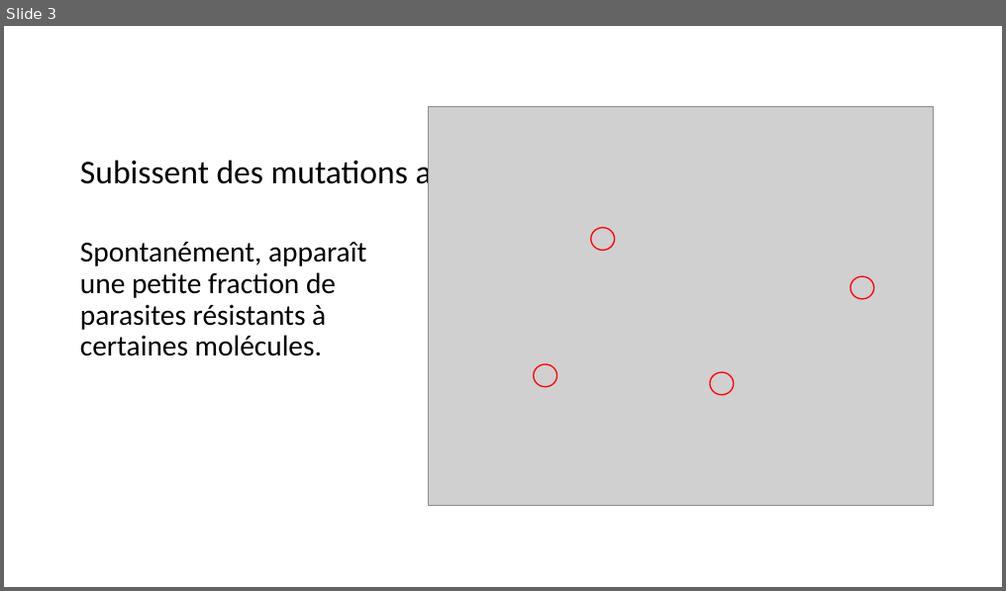
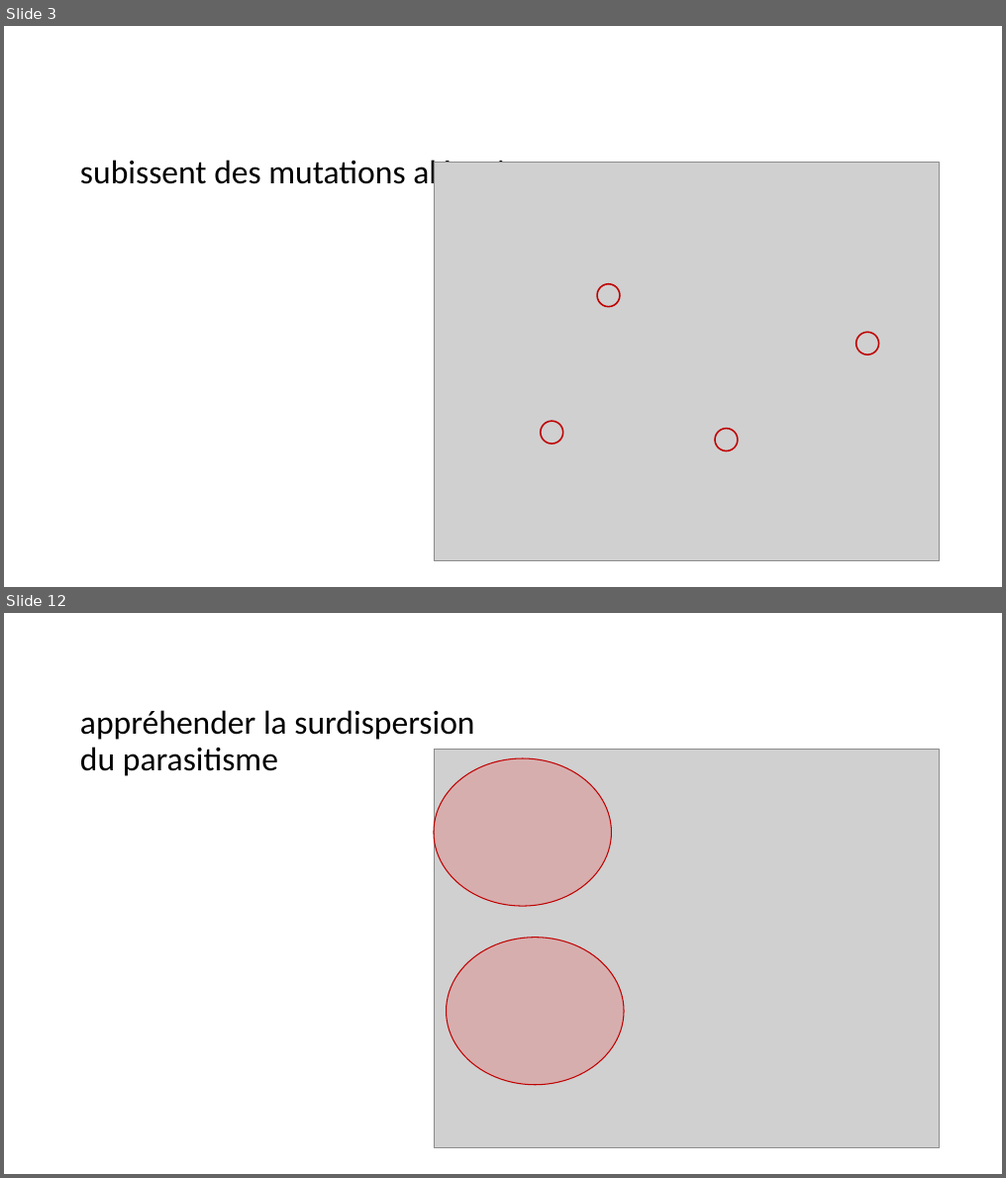
Before and after one commit to michelange2008/parasitlab, a slide deck: storage/app/public/img/resist/Resistance.pptx. Shown one above the other, each under a label of ours: slide 3 before the commit, slides 3 and 12 after it; the slides between them are not shown. The pictures are 1006x591 and 1006x1178 pixels, drawn with LibreOffice and Linux fonts; fonts in the diff are those of the drawing; grey boxes stand for pictures. Boxes give left, top, right and bottom in pixels: in the first picture for what was removed or moved away, otherwise in the second. Text is boxed around its words. In the diff, an @@ line names an element or a change of style, - is before the commit and + after.

```diff
--- a/storage/app/public/img/resist/Resistance.pptx
+++ b/storage/app/public/img/resist/Resistance.pptx
@@ slide 12 added at <box>4,613,1002,1174</box>, background #FFFFFF @@
@@ title added at <box>80,710,474,776</box>, 32 pt, text #000000 @@
+appréhender la surdispersion du parasitisme
@@ picture added at <box>434,750,939,1149</box> @@
@@ ellipse added at <box>434,759,611,906</box>, fill #FF0000 at 16% opacity, outline #C00000 1 pt @@
@@ ellipse added at <box>447,937,624,1084</box>, fill #FF0000 at 16% opacity, outline #C00000 1 pt @@
@@ slide 3 changed as well @@
@@ title at <box>80,156,546,191</box>: text changed @@
-Subissent des mutations aléatoires
+subissent des mutations aléatoires
@@ text removed at <box>80,242,366,357</box> @@
-Spontanément, apparaît une petite fraction de parasites résistants à certaines molécules.
@@ ellipse: place and size @@
-ellipse at <box>591,227,615,250</box>
+ellipse at <box>597,284,620,307</box>
@@ 3 ellipses, 1 picture: place and size @@
-3 ellipses, 1 picture at <box>429,107,934,506</box>
+3 ellipses, 1 picture at <box>434,163,939,562</box>
@@ outline #FF0000 1.25 pt to #C00000 1.5 pt in 4 elements at <box>856,332,879,355</box>, <box>715,429,738,452</box>, <box>597,284,620,307</box>, <box>541,421,563,444</box> @@
```
Also in this commit, not shown: 3 other slides changed, 12 other slides added, 3 slides removed, 12 other files.
